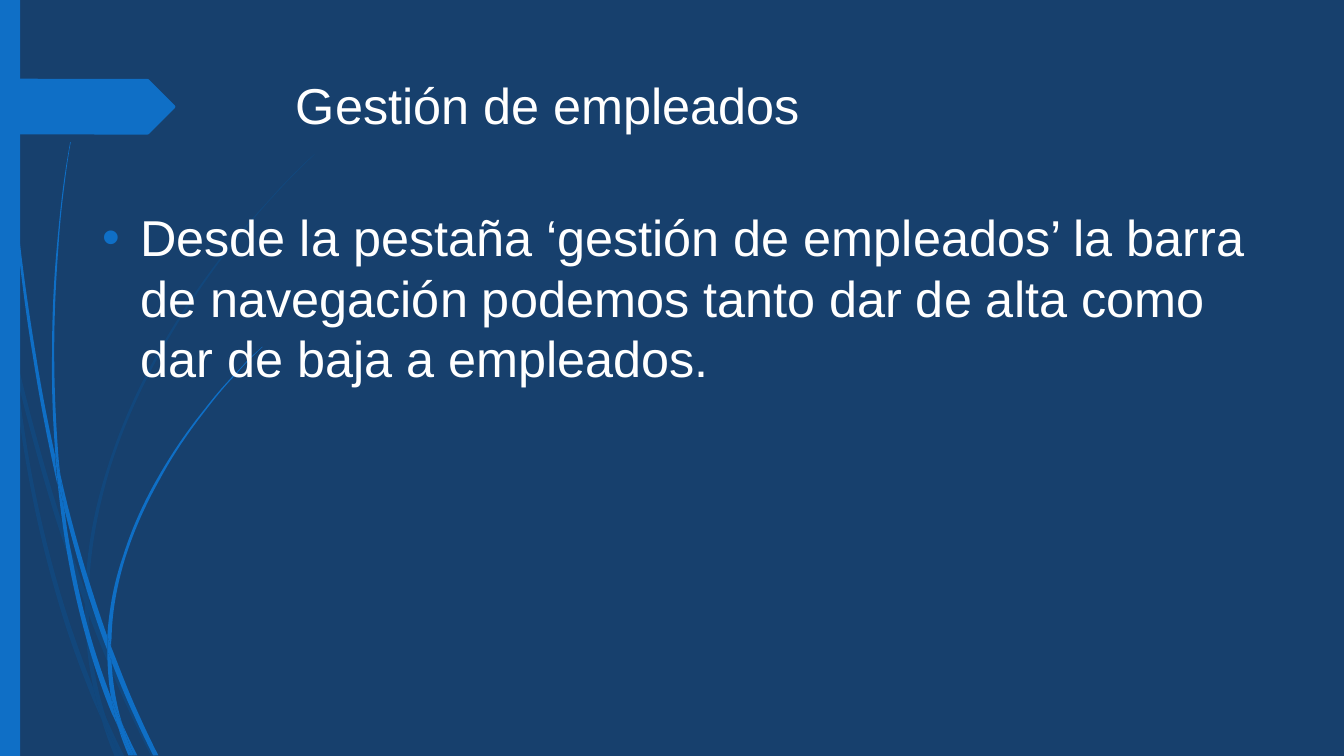
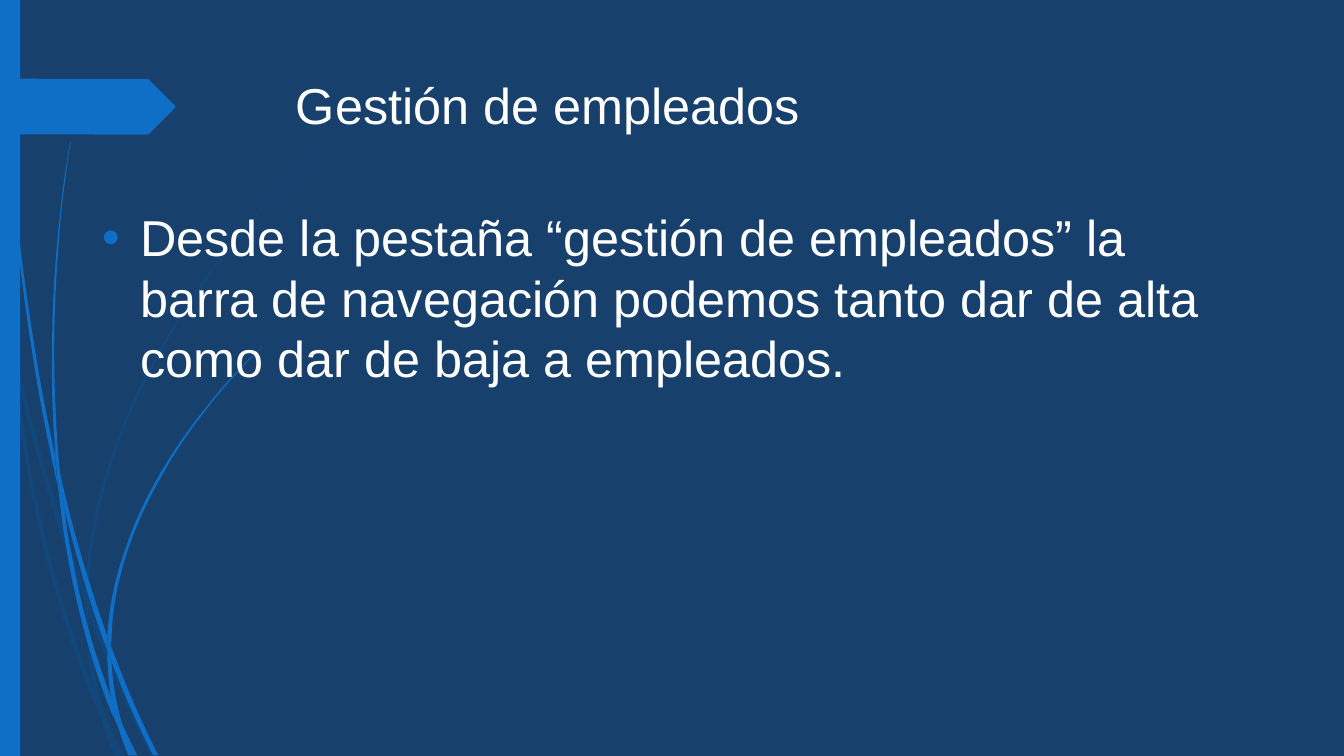
Before and after one commit to albertogmdev/ProyectoWebC-S, a slide deck: slide 9 of Presentación Web.pptx. Drawn at 1344x756 pixels with LibreOffice and Linux fonts; fonts in the diff are those of the drawing. Boxes give left, top, right and bottom in pixels: in the first picture for what was removed or moved away, otherwise in the second. Text is boxed around its words. In the diff, an @@ line names an element or a change of style, - is before the commit and + after.

```diff
--- a/Presentación Web.pptx
+++ b/Presentación Web.pptx
@@ text at (140, 219, 1199, 387): text changed @@
-• Desde la pestaña ‘gestión de empleados’ la barra de navegación podemos tanto dar de alta como dar de baja a empleados.
+• Desde la pestaña “gestión de empleados” la barra de navegación podemos tanto dar de alta como dar de baja a empleados.
```
Also in this commit, not shown: 15 other slides changed.
